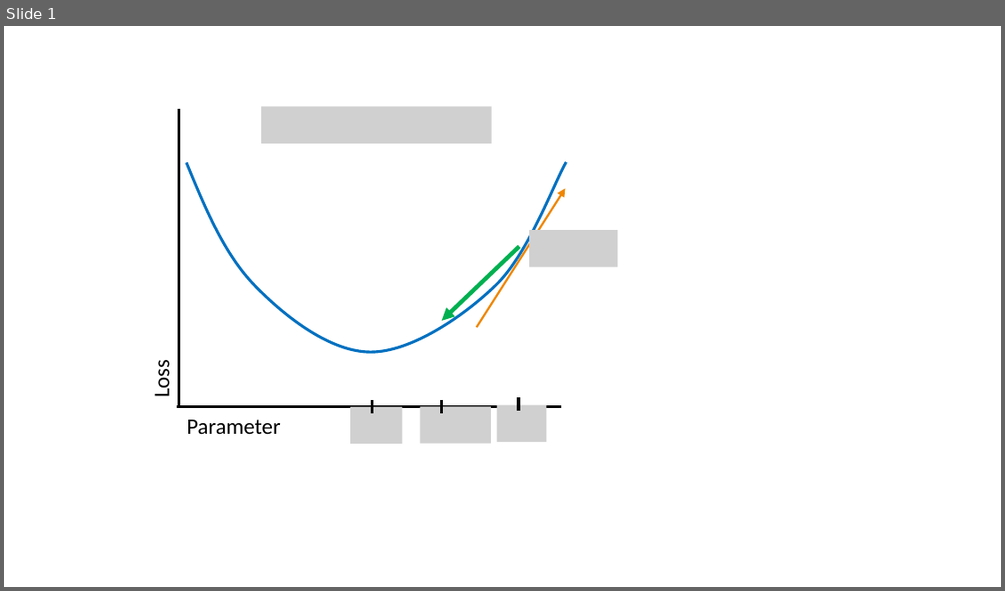
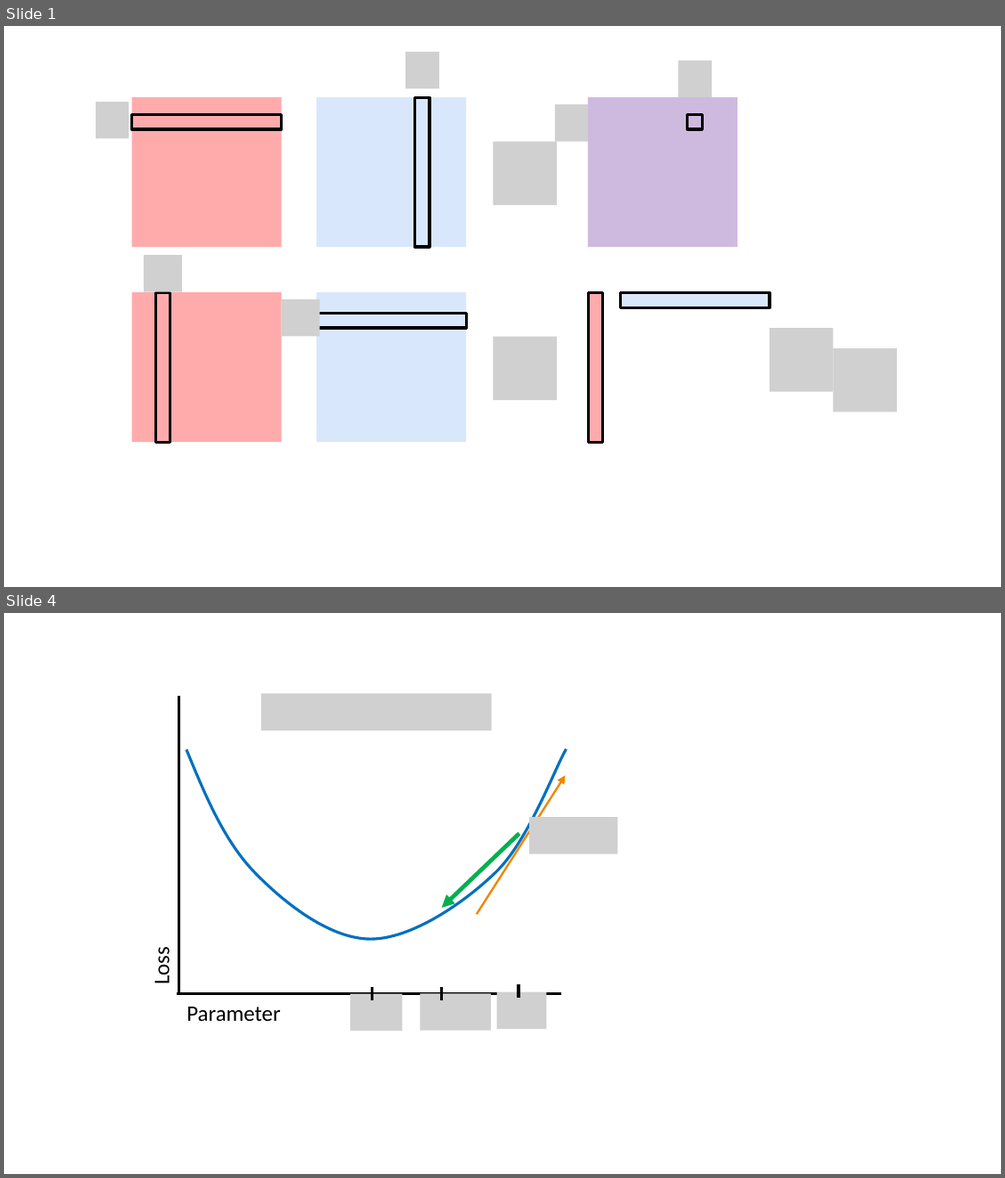
Before and after one commit to rtealwitter/datamining2025, a slide deck: notes/images.pptx. Shown one above the other, each under a label of ours: slide 1 before the commit, slides 1 and 4 after it; the slides between them are not shown. The pictures are 1005x591 and 1005x1178 pixels, drawn with LibreOffice and Linux fonts; fonts in the diff are those of the drawing; grey boxes stand for pictures. Boxes give left, top, right and bottom in pixels: in the first picture for what was removed or moved away, otherwise in the second. Text is boxed around its words. In the diff, an @@ line names an element or a change of style, - is before the commit and + after.

```diff
--- a/notes/images.pptx
+++ b/notes/images.pptx
@@ slide 1 added at (4, 26, 1001, 587), background #FFFFFF @@
@@ picture added at (405, 52, 439, 89) @@
@@ picture added at (678, 61, 712, 98) @@
@@ picture added at (96, 102, 129, 139) @@
@@ rectangle added at (131, 98, 281, 248), fill #FF0000 at 33% opacity @@
@@ rectangle added at (317, 98, 467, 248), fill #D9E7FD @@
@@ rectangle added at (414, 97, 429, 247), outline #000000 2 pt @@
@@ picture added at (555, 104, 588, 142) @@
@@ rectangle added at (588, 98, 737, 248), fill #7030A0 at 33% opacity @@
@@ rectangle added at (131, 115, 281, 129), outline #000000 2 pt @@
@@ rectangle added at (688, 115, 703, 129), outline #000000 2 pt @@
@@ picture added at (494, 142, 558, 206) @@
@@ picture added at (144, 256, 181, 292) @@
@@ rectangle added at (131, 292, 281, 442), fill #FF0000 at 33% opacity @@
@@ rectangle added at (317, 292, 467, 442), fill #D9E7FD @@
@@ rectangle added at (155, 293, 170, 443), outline #000000 2 pt @@
@@ picture added at (281, 299, 319, 336) @@
@@ rectangle added at (317, 313, 467, 328), outline #000000 2 pt @@
@@ rectangle added at (588, 293, 603, 443), fill #FF0000 at 33% opacity, outline #000000 2 pt @@
@@ rectangle added at (620, 293, 769, 308), fill #D9E7FD, outline #000000 2 pt @@
@@ picture added at (494, 336, 558, 400) @@
@@ picture added at (769, 328, 833, 392) @@
@@ picture added at (833, 348, 898, 411) @@
@@ what was slide 1 is now slide 4 @@
```
Also in this commit, not shown: 5 other slides added, 27 other files.
